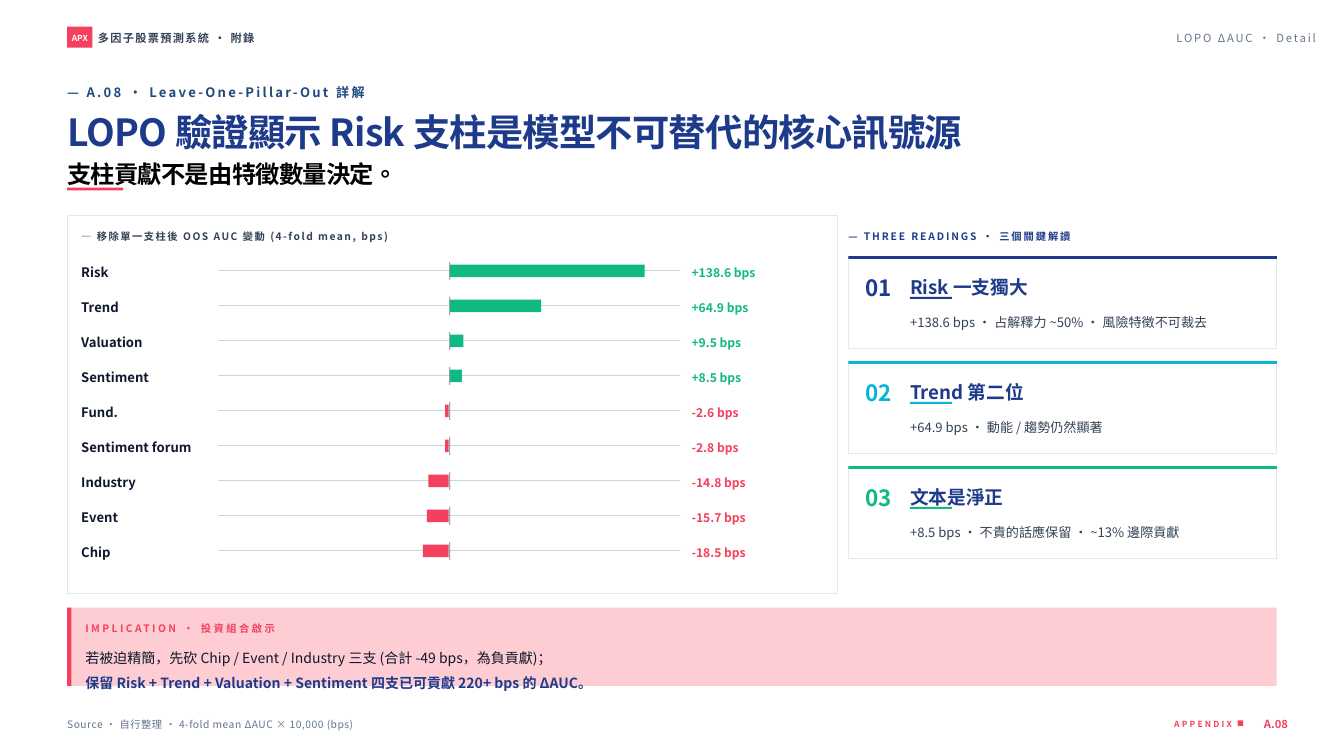
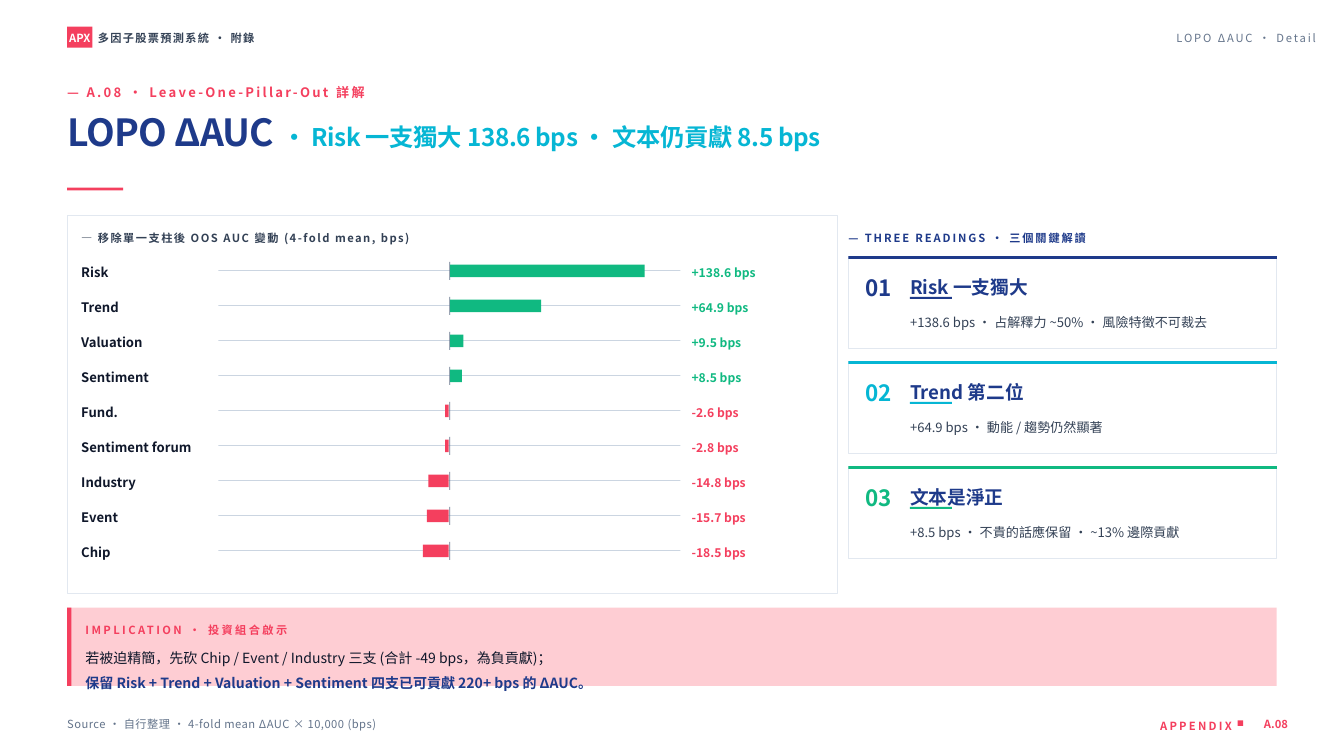
Before and after one commit to andychen050229-cell/taiwan-stock-multifactor, a slide deck: slide 19 of 台股多因子預測系統_v11.5.18_課堂簡報.pptx. Drawn at 1344x756 pixels with LibreOffice and Linux fonts; fonts in the diff are those of the drawing. Boxes give left, top, right and bottom in pixels: in the first picture for what was removed or moved away, otherwise in the second. Text is boxed around its words. In the diff, an @@ line names an element or a change of style, - is before the commit and + after.

```diff
--- a/台股多因子預測系統_v11.5.18_課堂簡報.pptx
+++ b/台股多因子預測系統_v11.5.18_課堂簡報.pptx
@@ text "APX" at (69, 33, 90, 42): size 9 to 12 pt, font Noto Sans CJK SC to Noto Sans CJK TC @@
@@ text "— A.08 · Leave-One-Pillar-Out 詳解" at (87, 86, 364, 98): font Noto Sans CJK SC to Noto Sans CJK TC, text colour #1F497D to #F43F5E @@
@@ text at (67, 118, 820, 152): text changed; size 40 to 26 pt; font Noto Sans CJK SC to Noto Sans CJK TC; text colour #1E3A8A to #06B6D4 @@
-LOPO 驗證顯示 Risk 支柱是模型不可替代的核心訊號源
-支柱貢獻不是由特徵數量決定。
+LOPO ΔAUC · Risk 一支獨大 138.6 bps · 文本仍貢獻 8.5 bps
@@ size 11 to 12 pt, font Noto Sans CJK SC to Noto Sans CJK TC in 4 elements at (208, 624, 287, 635), (98, 230, 410, 245), (67, 718, 376, 731), (865, 230, 1085, 245) @@
@@ text "+138.6 bps · 占解釋力 ~50% ..." at (910, 316, 1207, 330): font Noto Sans CJK SC to Noto Sans CJK TC @@
@@ text "APPENDIX" at (1092, 717, 1232, 730): size 9 to 12 pt, font Noto Sans CJK SC to Noto Sans CJK TC @@
```
Also in this commit, not shown: 40 other slides changed, 44 other files.
